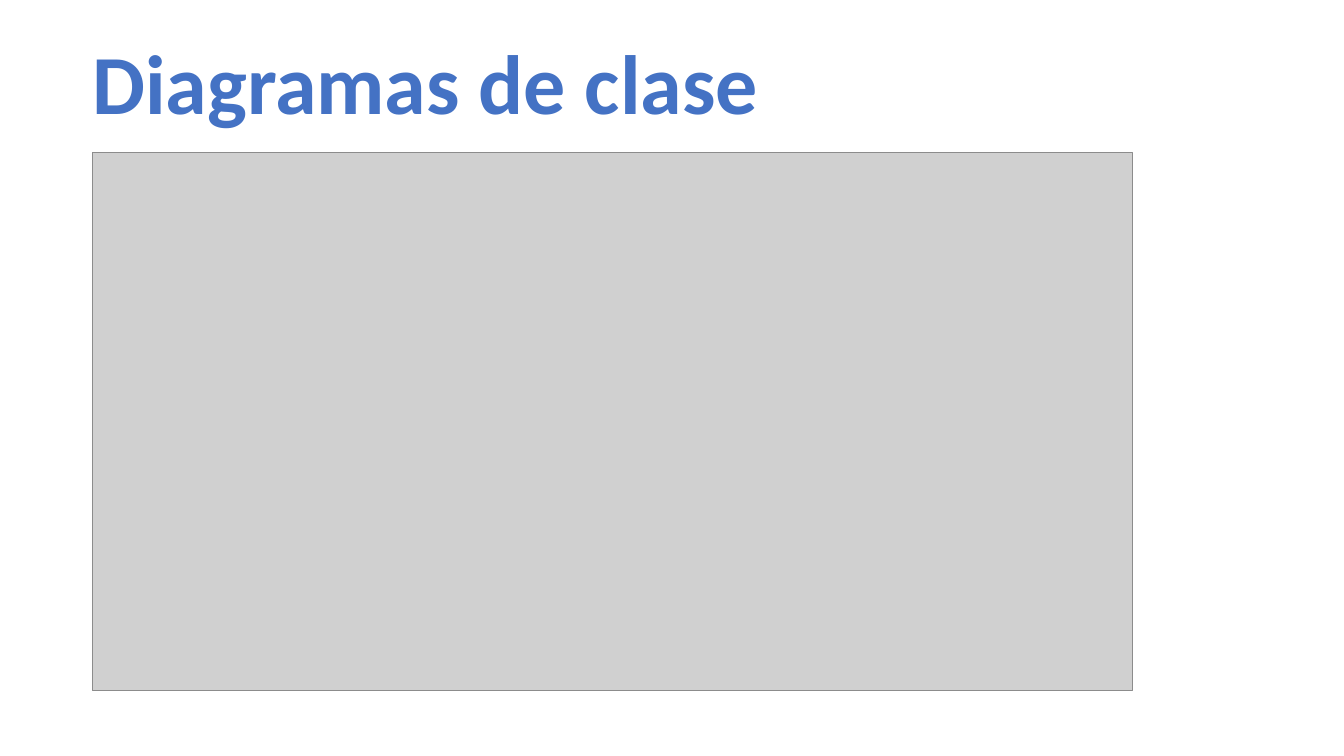
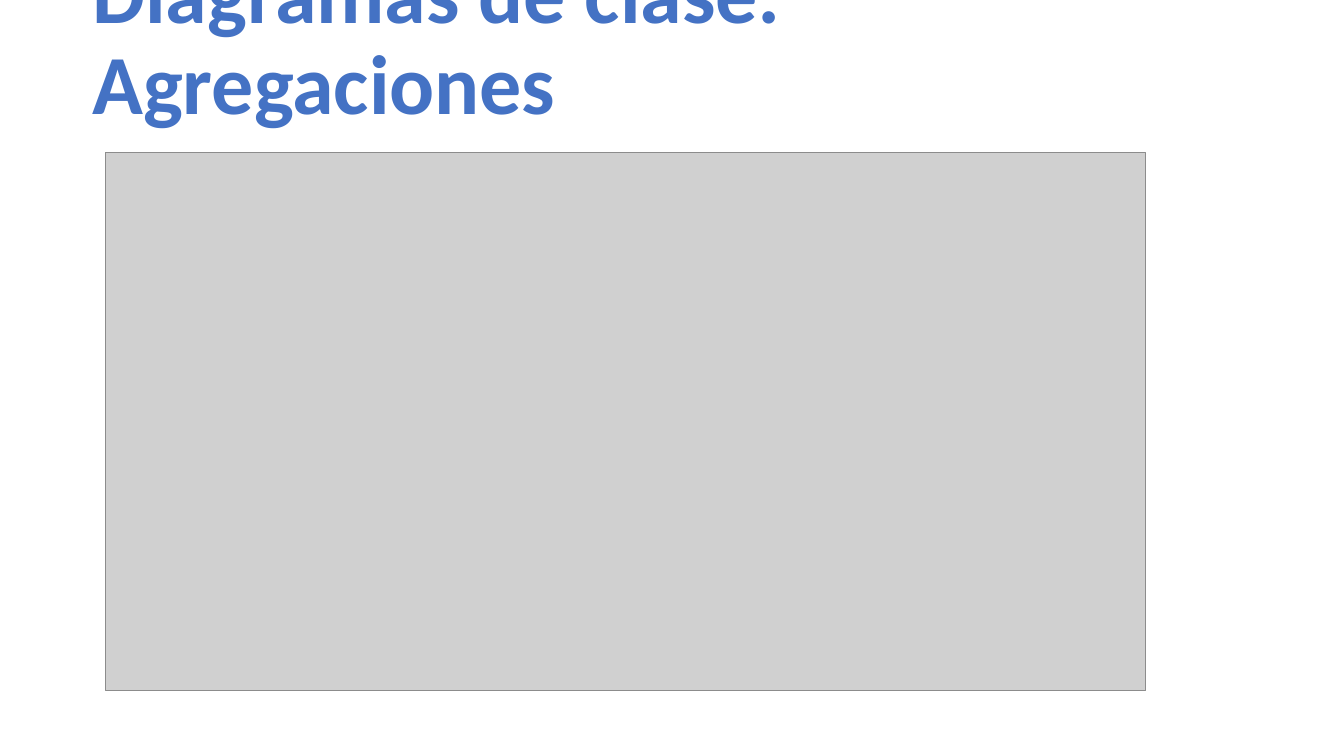
Before and after one commit to AllanNLopez/UMH-IIN024-2019, a slide deck: slide 21 of diagramas uml1.pptx (slide 18 before the commit). Drawn at 1344x756 pixels with LibreOffice and Linux fonts; fonts in the diff are those of the drawing; grey boxes stand for pictures. Boxes give left, top, right and bottom in pixels: in the first picture for what was removed or moved away, otherwise in the second. Text is boxed around its words. In the diff, an @@ line names an element or a change of style, - is before the commit and + after.

Commit message:
Presentacion 07-nov-2019

```diff
--- a/diagramas uml1.pptx
+++ b/diagramas uml1.pptx
@@ title at [92, 0, 781, 129]: text changed @@
-Diagramas de clase
+Diagramas de clase: Agregaciones
@@ picture: place and size @@
-picture at [93, 152, 1133, 691]
+picture at [106, 152, 1146, 691]
```
Also in this commit, not shown: 5 slides added.
